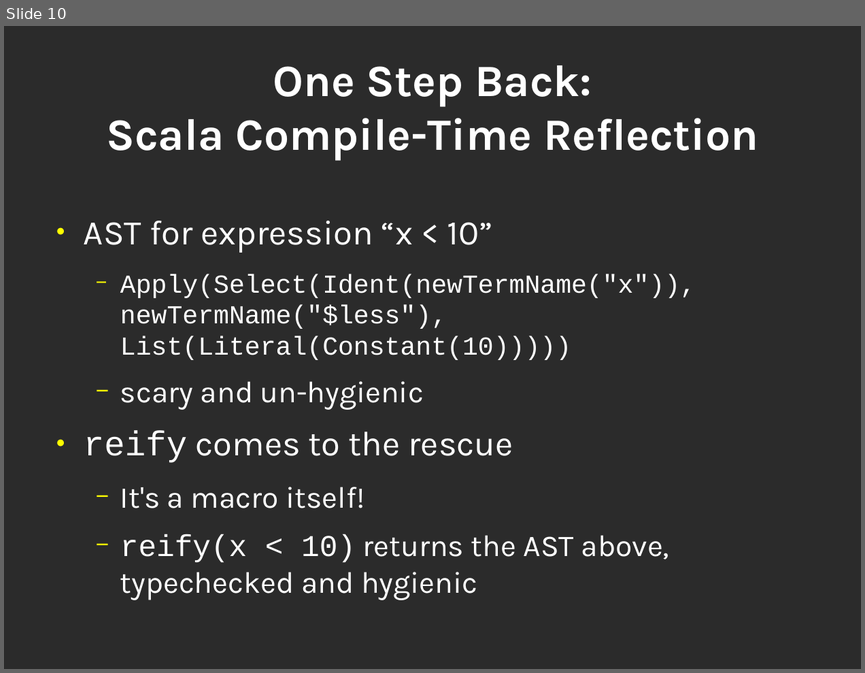
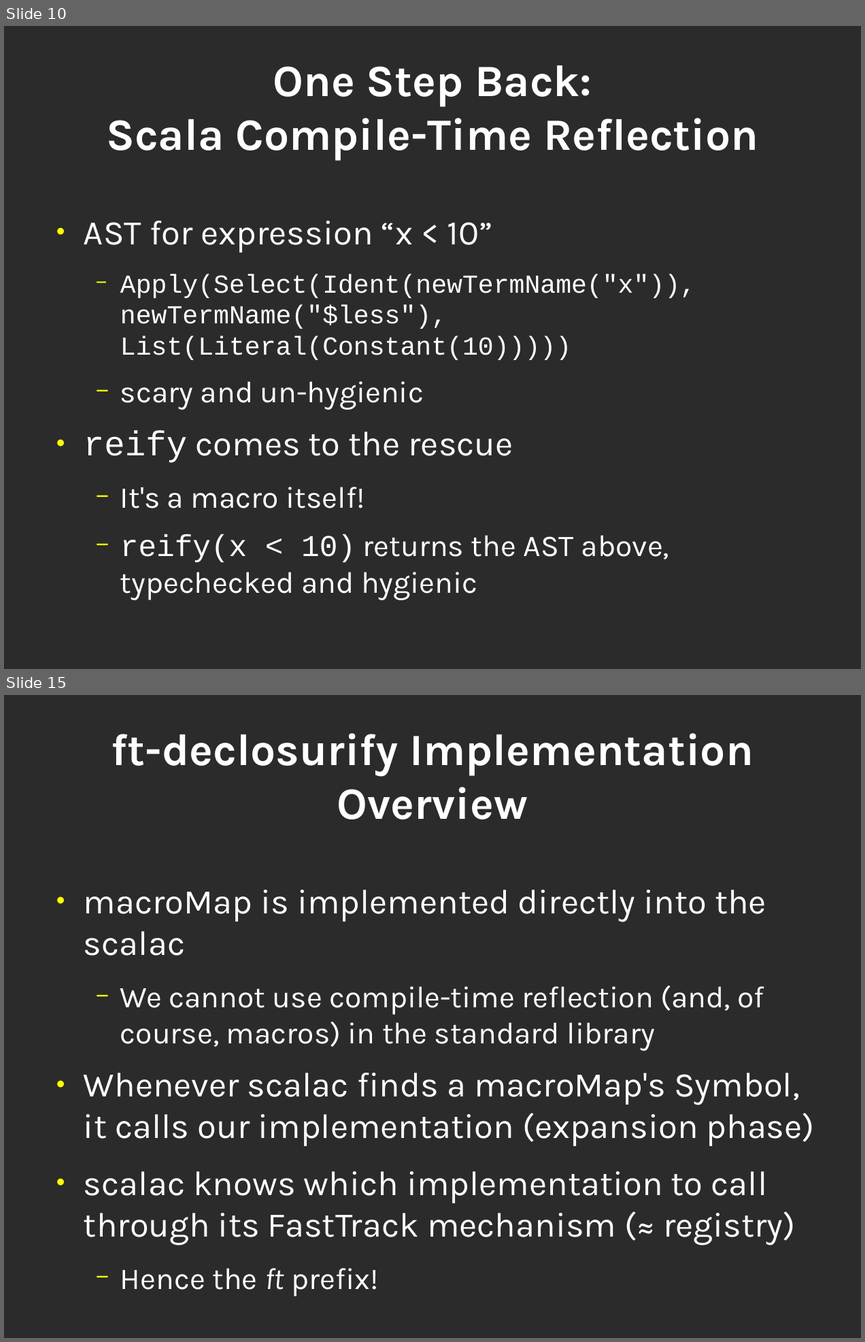
Before and after one commit to geo-kollias/msc-thesis-tex, a slide deck: geokollias_msc_thesis_pres.odp. Shown one above the other, each under a label of ours: slide 10 before the commit, slides 10 and 15 after it; the slides between them are not shown. The pictures are 865x673 and 865x1342 pixels, drawn with LibreOffice and Linux fonts; fonts in the diff are those of the drawing; background and template pictures are left out; a plain dark background stands for a picture behind light text. Boxes give left, top, right and bottom in pixels: in the first picture for what was removed or moved away, otherwise in the second. Text is boxed around its words. In the diff, an @@ line names an element or a change of style, - is before the commit and + after.

```diff
--- a/geokollias_msc_thesis_pres.odp
+++ b/geokollias_msc_thesis_pres.odp
@@ slide 15 added at bbox=[4, 695, 861, 1338], background picture (left out) @@
@@ title added at bbox=[111, 733, 753, 819], 41.4 pt, text #FFFFFF, bold @@
+ft-declosurify Implementation Overview
@@ text added at bbox=[84, 889, 815, 1296], 32 pt, text #FFFFFF @@
+● macroMap is implemented directly into the scalac
+  − We cannot use compile-time reflection (and, of course, macros) in the standard library
+● Whenever scalac finds a macroMap's Symbol, it calls our implementation (expansion phase)
+● scalac knows which implementation to call through its FastTrack mechanism (≈ registry)
+  − Hence the ft prefix!
```
Also in this commit, not shown: 2 slides changed, 2 other slides added.
